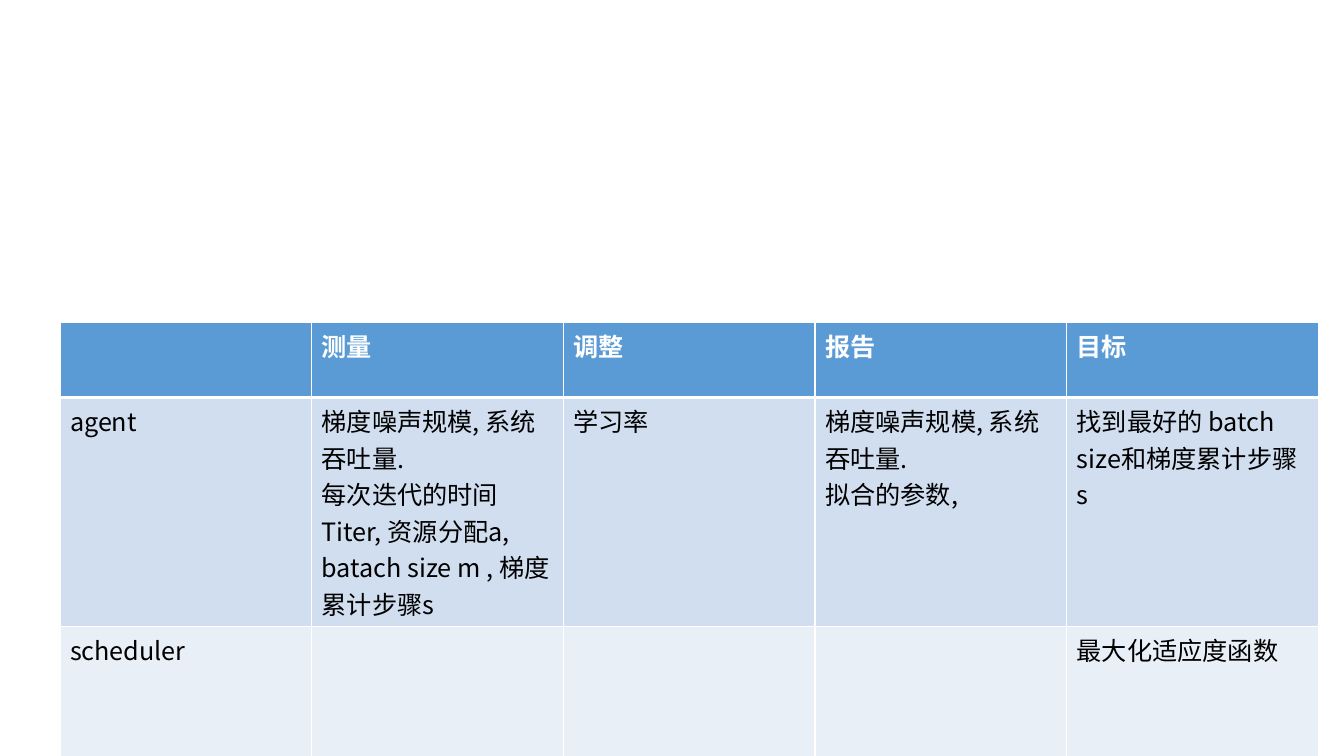
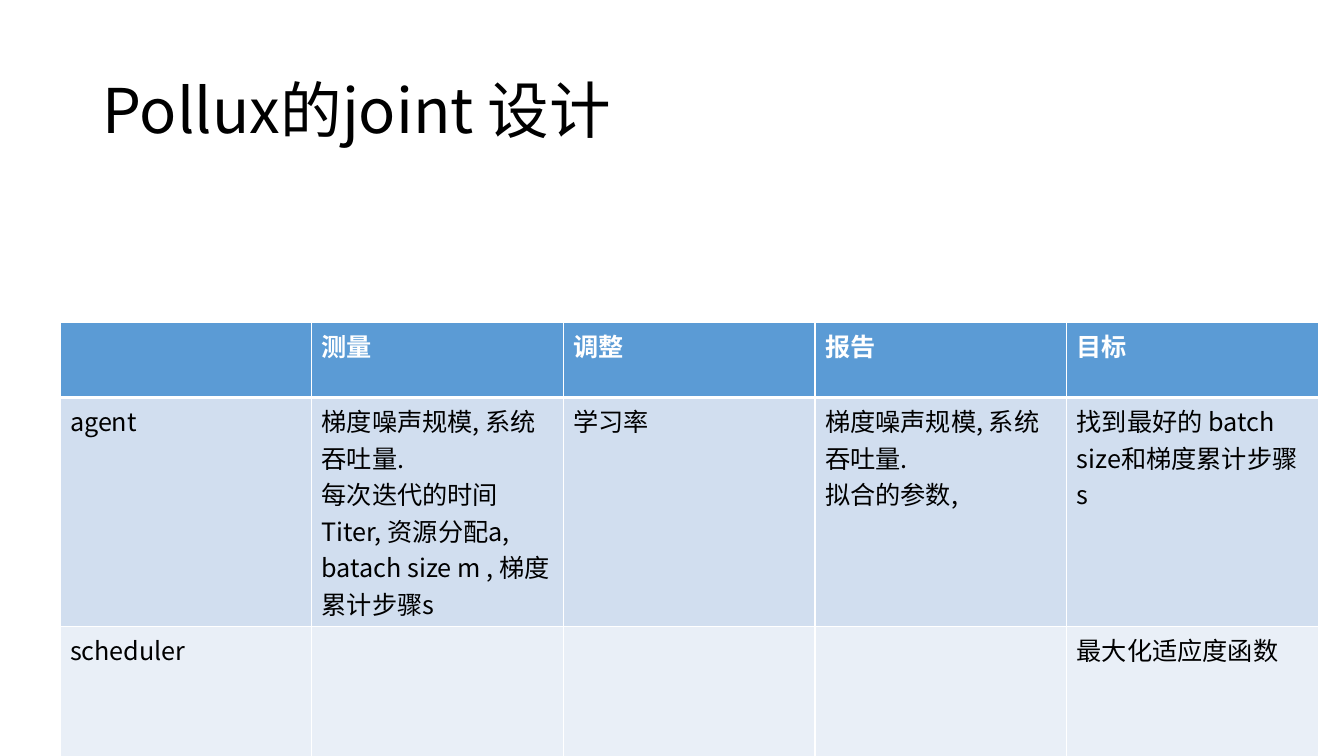
Before and after one commit to LukeLIN-web/distrubuted-ML-system, a slide deck: slide 7 of week report/8.18 report.pptx. Drawn at 1344x756 pixels with LibreOffice and Linux fonts; fonts in the diff are those of the drawing. Boxes give left, top, right and bottom in pixels: in the first picture for what was removed or moved away, otherwise in the second. Text is boxed around its words. In the diff, an @@ line names an element or a change of style, - is before the commit and + after.

```diff
--- a/week report/8.18 report.pptx
+++ b/week report/8.18 report.pptx
@@ title added at [102, 81, 611, 148], 44 pt, text #000000 @@
+Pollux的joint 设计
```
Also in this commit, not shown: 2 other slides changed, 3 slides added, 3 other files.
